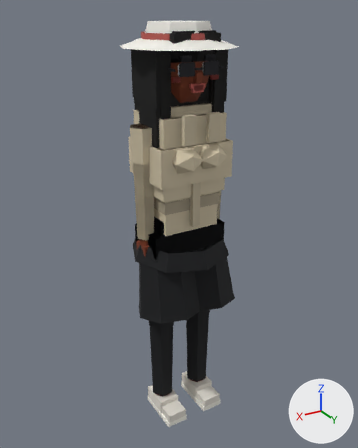
Two versions of the glTF model web/public/assets/char_hero_f.glb, one commit apart.
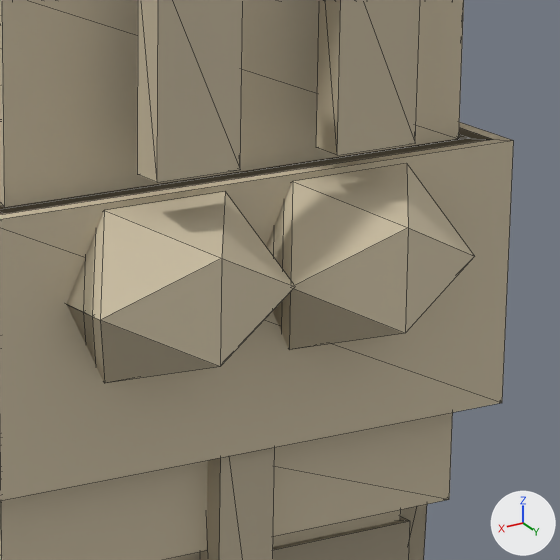
There are two pictures of each version: one whole from a 50 mm lens placed at (1.036, 1.723, 0.831), pointed at (-0.012, -0.023, -0.042), one close up on the part from 46% to 67% of the width and 27% to 44% of the height. Every picture has the same lights, and +X, +Y and +Z are marked at lower right. The older version's two pictures come first. The close-ups show mesh edges as thin lines.

The first close-up shows 'shirt_1', 'shirt_2' and 1 more.
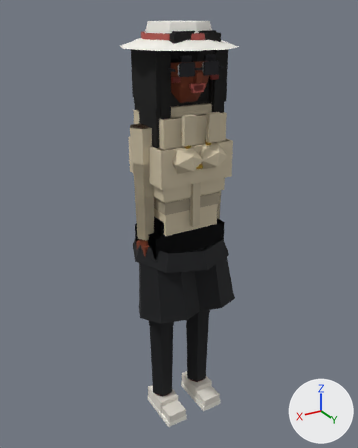
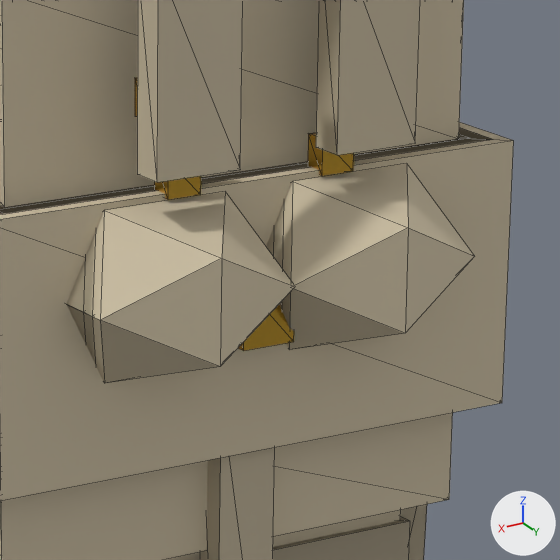
Commit message: feat(hero): gold chain on custom urban hero (Notion 11.1/11.3)

Pixel boxes (x1, y1, x2, y2) of what changed, in the close-ups (560 x 560 px):
'gold_chain', added (mostly hidden)
    after: (135, 78, 354, 351)

Diff of the bpy script that builds the scene:
```diff
--- a/web/public/assets/char_hero_f.glb.py
+++ b/web/public/assets/char_hero_f.glb.py
@@ mat_mat_gold_chain @@
+mat_mat_gold_chain = bpy.data.materials.new('mat_gold_chain')
+mat_mat_gold_chain.use_nodes = True; mat_mat_gold_chain.node_tree.nodes.clear()
+_N = mat_mat_gold_chain.node_tree.nodes; _L = mat_mat_gold_chain.node_tree.links
+n0 = _N.new('ShaderNodeBsdfPrincipled'); n0.name = 'Principled BSDF'
+n0.inputs[1].default_value = 0.85  # 'Metallic'
+n0.inputs[2].default_value = 0.22  # 'Roughness'
+n1 = _N.new('ShaderNodeOutputMaterial'); n1.name = 'Material Output'
+n2 = _N.new('ShaderNodeVertexColor'); n2.name = 'Color Attribute'
+_L.new(n0.outputs[0], n1.inputs[0])  # 'BSDF' to 'Surface'
+_L.new(n2.outputs[0], n0.inputs[0])  # 'Color' to 'Base Color'
@@ me_gold_chain @@
+me_gold_chain.from_pydata(...)  # 96 vertices, 144 faces; spans x -0.07..0.07, y 0.1324..0.1553, z 0.262..0.41
+me_gold_chain.materials.append(mat_mat_gold_chain)
@@ ob_gold_chain @@
+ob_gold_chain = bpy.data.objects.new('gold_chain', me_gold_chain)
+ob_gold_chain.location = (0.0, 0.0, 0.0)
```
